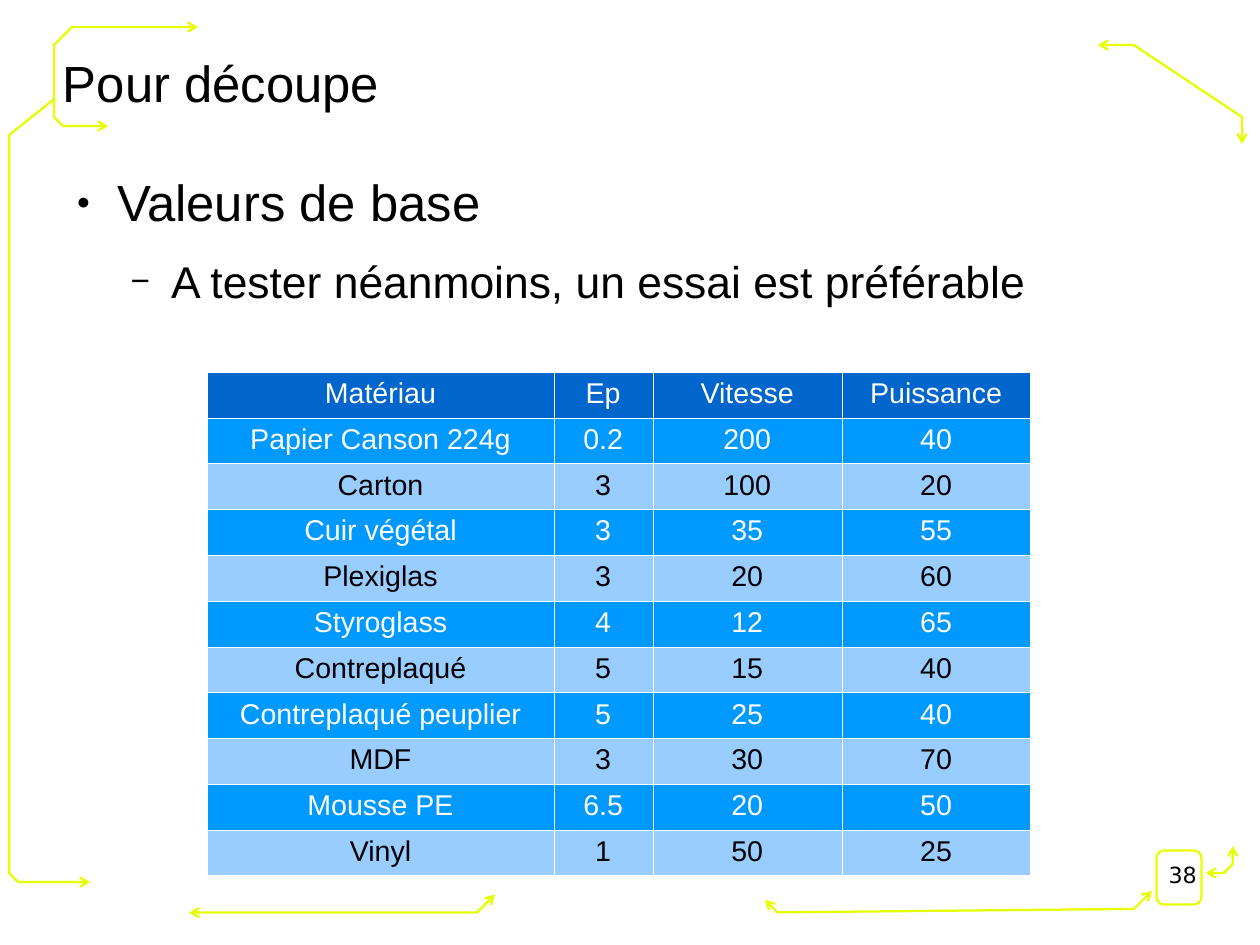
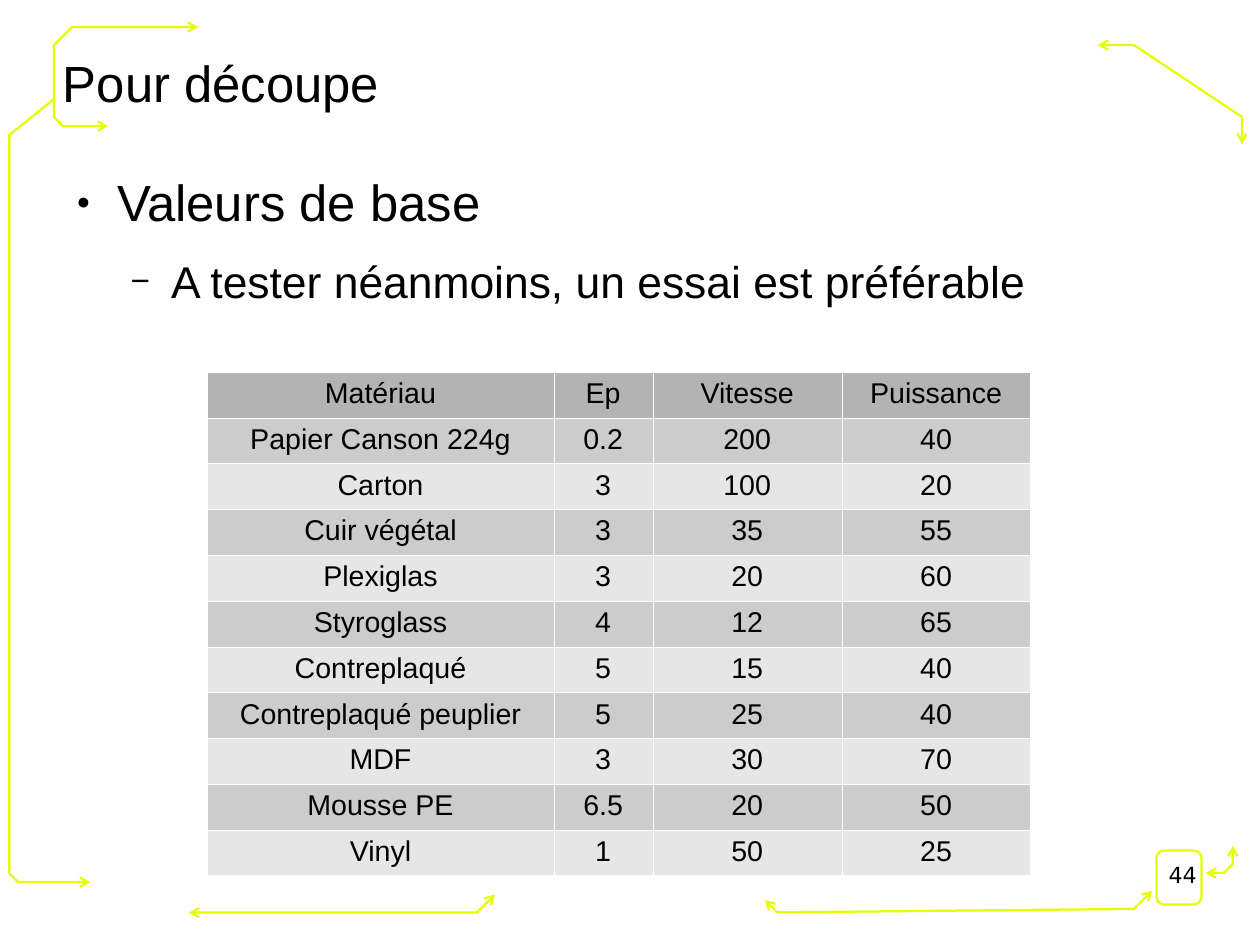
Before and after one commit to FablabLannion/Formation-Fondation-Orange, a slide deck: slide 44 of conception2D.odp (slide 38 before the commit). Drawn at 1260x945 pixels with LibreOffice and Linux fonts; fonts in the diff are those of the drawing; background and template pictures are left out. Boxes give left, top, right and bottom in pixels: in the first picture for what was removed or moved away, otherwise in the second. Text is boxed around its words. In the diff, an @@ line names an element or a change of style, - is before the commit and + after.

```diff
--- a/conception2D.odp
+++ b/conception2D.odp
@@ table at (207, 372, 1030, 870) @@
@@ fill #0066CC to #B3B3B3 in row 1 @@
@@ fill #0099FF to #CCCCCC in 20 cells @@
@@ fill #99CCFF to #E6E6E6 in 20 cells @@
@@ text colour #FFFFFF to #000000 in "Matériau", "Ep", "Vitesse", "Puissance" and 20 more places @@
@@ page number at (1169, 866, 1197, 883): text changed @@
-38
+44
```
Also in this commit, not shown: 6 other slides changed, 7 slides added, 1 slide removed, 2 other files.
